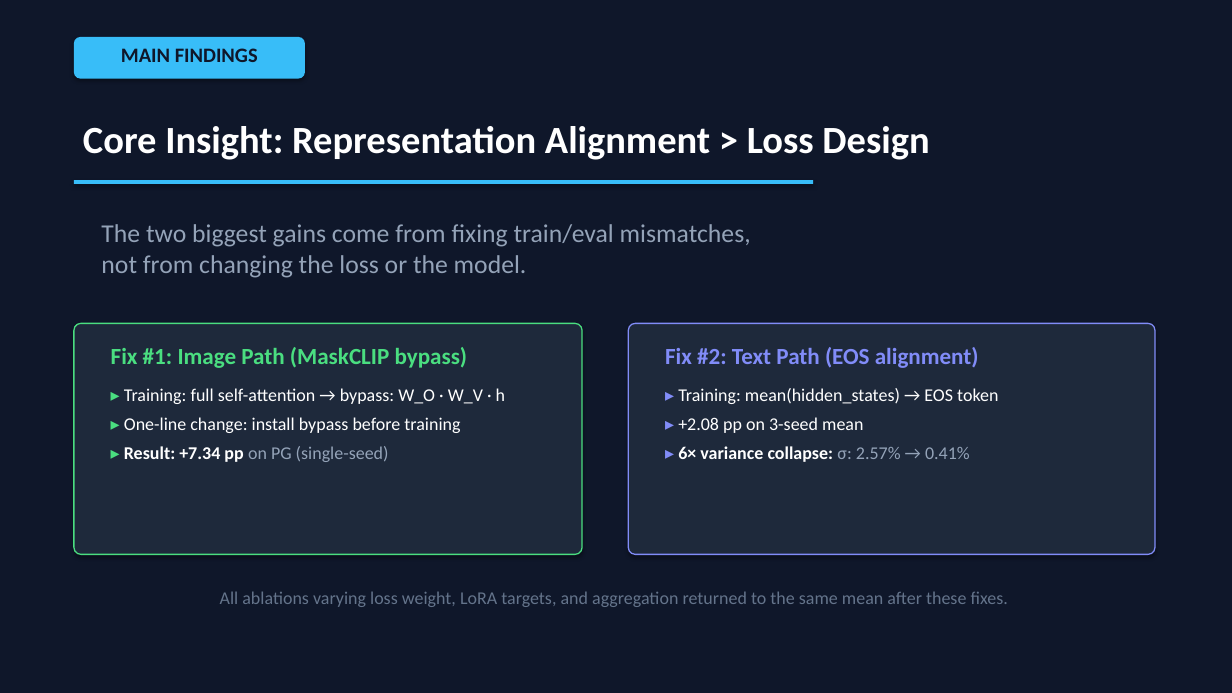
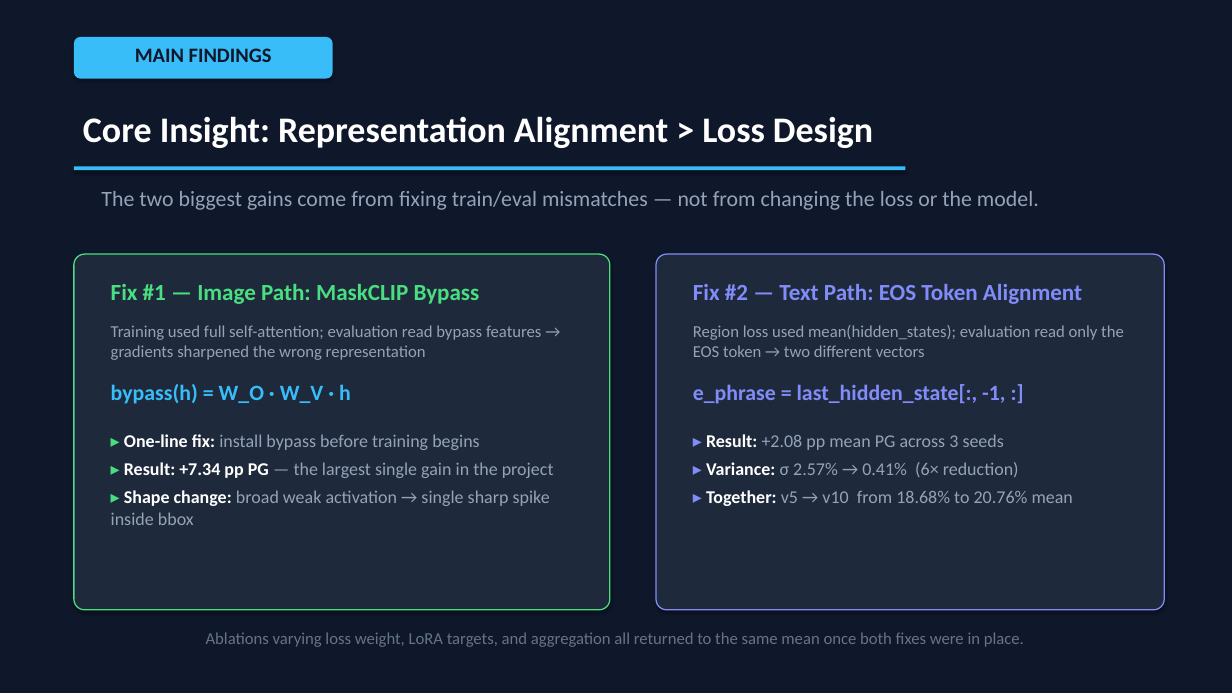
Before and after one commit to Ani0202/region-grounded, a slide deck: slide 7 of presentation/graft_presentation.pptx (slide 6 before the commit). Drawn at 1232x693 pixels with LibreOffice and Linux fonts; fonts in the diff are those of the drawing. Boxes give left, top, right and bottom in pixels: in the first picture for what was removed or moved away, otherwise in the second. Text is boxed around its words. In the diff, an @@ line names an element or a change of style, - is before the commit and + after.

Commit message:
added new ppt

```diff
--- a/presentation/graft_presentation.pptx
+++ b/presentation/graft_presentation.pptx
@@ text "MAIN FINDINGS": place and size @@
-text "MAIN FINDINGS" at (121,48,258,62)
+text "MAIN FINDINGS" at (135,48,272,62)
@@ rounded rectangle: place and size @@
-rounded rectangle at (74,37,305,79)
+rounded rectangle at (74,37,333,79)
@@ text "Core Insight: Representation Alignment > ...": place and size @@
-text "Core Insight: Representation Alignment > ..." at (83,126,929,160)
+text "Core Insight: Representation Alignment > ..." at (83,116,873,148)
@@ text "Core Insight: Representation Alignment > ..." at (83,116,873,148): size 30 to 28 pt @@
@@ rectangle: place and size @@
-rectangle at (74,180,813,184)
+rectangle at (74,166,906,170)
@@ text at (101,191,1039,210): text changed; size 20 to 17 pt @@
-The two biggest gains come from fixing train/eval mismatches,
-not from changing the loss or the model.
+The two biggest gains come from fixing train/eval mismatches — not from changing the loss or the model.
@@ rounded rectangle: place and size @@
-rounded rectangle at (74,323,582,555)
+rounded rectangle at (74,254,610,610)
@@ rounded rectangle: place and size @@
-rounded rectangle at (628,323,1155,555)
+rounded rectangle at (656,254,1165,610)
@@ text at (111,284,480,304): text changed @@
-Fix #1: Image Path (MaskCLIP bypass)
+Fix #1 — Image Path: MaskCLIP Bypass
@@ text at (693,284,1082,304): text changed @@
-Fix #2: Text Path (EOS alignment)
+Fix #2 — Text Path: EOS Token Alignment
@@ text added at (111,325,542,360), 13 pt, text #94A3B8 @@
+Training used full self-attention; evaluation read bypass features → gradients sharpened the wrong representation
@@ text added at (693,325,1124,357), 13 pt, text #94A3B8 @@
+Region loss used mean(hidden_states); evaluation read only the EOS token → two different vectors
@@ text added at (111,384,351,404), 17 pt, text #38BDF8, bold @@
+bypass(h) = W_O · W_V · h
@@ text added at (693,384,1005,404), 17 pt, text #818CF8, bold @@
+e_phrase = last_hidden_state[:, -1, :]
@@ text at (111,434,554,525): text changed; text colour #FFFFFF to #94A3B8 @@
-▸ Training: full self-attention → bypass: W_O · W_V · h
-▸ One-line change: install bypass before training
-▸ Result: +7.34 pp on PG (single-seed)
+▸ One-line fix: install bypass before training begins
+▸ Result: +7.34 pp PG — the largest single gain in the project
+▸ Shape change: broad weak activation → single sharp spike inside bbox
@@ text at (706,434,1073,506): text changed; text colour #FFFFFF to #94A3B8 @@
-▸ Training: mean(hidden_states) → EOS token
-▸ +2.08 pp on 3-seed mean
-▸ 6× variance collapse: σ: 2.57% → 0.41%
+▸ Result: +2.08 pp mean PG across 3 seeds
+▸ Variance: σ 2.57% → 0.41% (6× reduction)
+▸ Together: v5 → v10 from 18.68% to 20.76% mean
@@ text at (206,632,1024,647): text changed; size 14 to 13 pt @@
-All ablations varying loss weight, LoRA targets, and aggregation returned to the same mean after these fixes.
+Ablations varying loss weight, LoRA targets, and aggregation all returned to the same mean once both fixes were in place.
```
Also in this commit, not shown: 9 other slides changed, 6 slides added, 4 slides removed, 1 other file.
